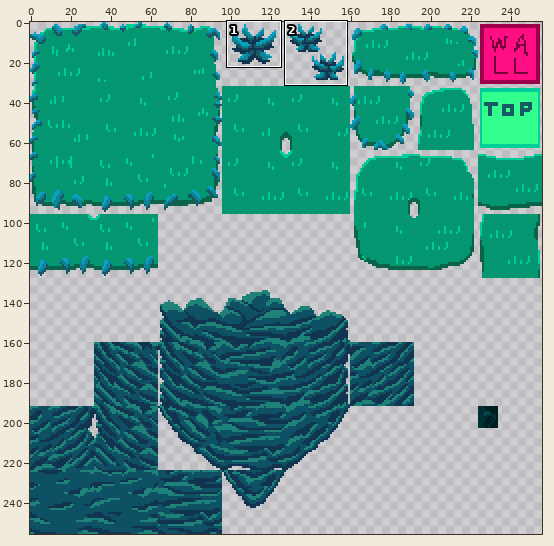
A sprite sheet gets an edit: Assets/Maps/Tilesets/images/forest-terrain.png. Above, an overview of the earlier version with the close-up marked.
Close-up. Old version:
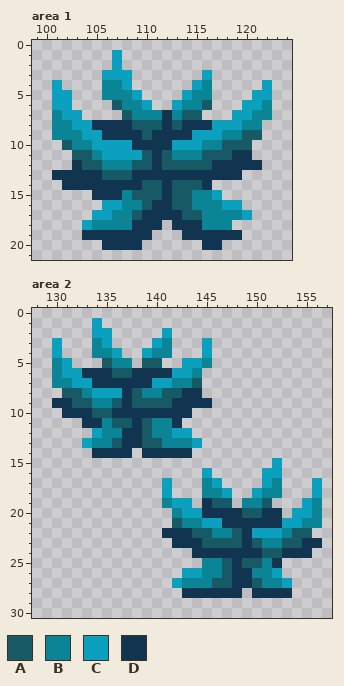
The file is 256x256 pixels. Shown: area 1: x 99..124, y 0..21; area 2: x 128..157, y 0..30. The commit also changed other parts of the picture, which this record leaves out.
Palette (. is transparent): A #175a65  B #0b8596  C #0ba1be  D #113450
Pixels before, area 1, first column x 101:
 1 ......C...............
 2 ......C...............
 3 .....CCC.......C......
 4 C....BBC......CB.....C
 5 CC...BBBC....CBB....CC
 6 CC....ABBC..CBBA...CCB
 7 BCC....ABBBDBAA...CCBB
 8 BBCCDDDDAAADADDDCCCBB.
 9 BBBCCDDDDADDDDCCCBBAA.
10 .ABBCCCCDDDDCCCBBAAA..
11 ..AABCCCCADABBBAAADD..
12 ..DAABBBAADAAAAADDDDD.
13 DDDDDAAADDDDDDDDDDD...
14 .DDDDDDDDAADAAAD......
15 ....DDDBAAADAABBC.....
16 .....CCBBADDAABBBCC...
17 ....CCBBADDDDAABBBBC..
18 ...CBBBBDDD.DDDBBB....
19 ...DDDDDDD...DDDDDD...
20 .....DDDD......DD.....
Pixels before, area 2, first column x 130:
 1 ....C......................
 2 ....CC.....C...............
 3 C...BC....CB...C...........
 4 C...BBC..CBB...C...........
 5 BC...ABB.AA..CCB...........
 6 BCCDDDAADDDDCCB............
 7 BBCCDDDDDDCCBBA............
 8 .AABCCCDABBAADD............
 9 DDAABBADAAAADDDD...........
10 .DDDAADDDDDDDD.............
11 ...DDBAADABBD..............
12 ....CBBDDABBCC.............
13 ...CBBADDAABBBC............
14 ....DDDD.DDDDD.............
15 ......................C....
16 ...............C.....CC....
17 ...........C...BC....CB...C
18 ...........C...BBC..CBB...C
19 ...........BCC.DAA.BBA...CB
20 ............BCCDDDDAADD.CCB
21 ............ABBCCDDDDDDCCBB
22 ...........DDDAABBADCCCBAA.
23 ............DDDAAAADABBAADD
24 ..............DDDDDDDAADDD.
25 ...............BBADAABD....
26 .............CCBBADDBBC....
27 ............CBBBAADDABBC...
28 .............DDDDDD.DDDD...
And afterwards:
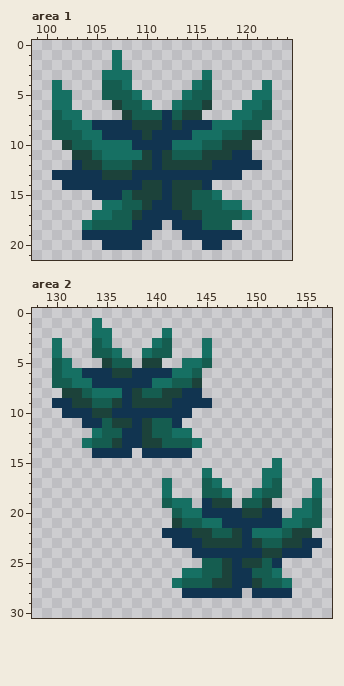
What changed:
colour A: #175a65 -> #1c423a
colour B: #0b8596 -> #155d50
colour C: #0ba1be -> #167063
Boxes around the changes in both close-ups, in picture pixels (x1, y1, x2, y2):
changed: (52, 50, 272, 230)
changed: (52, 318, 322, 588)
